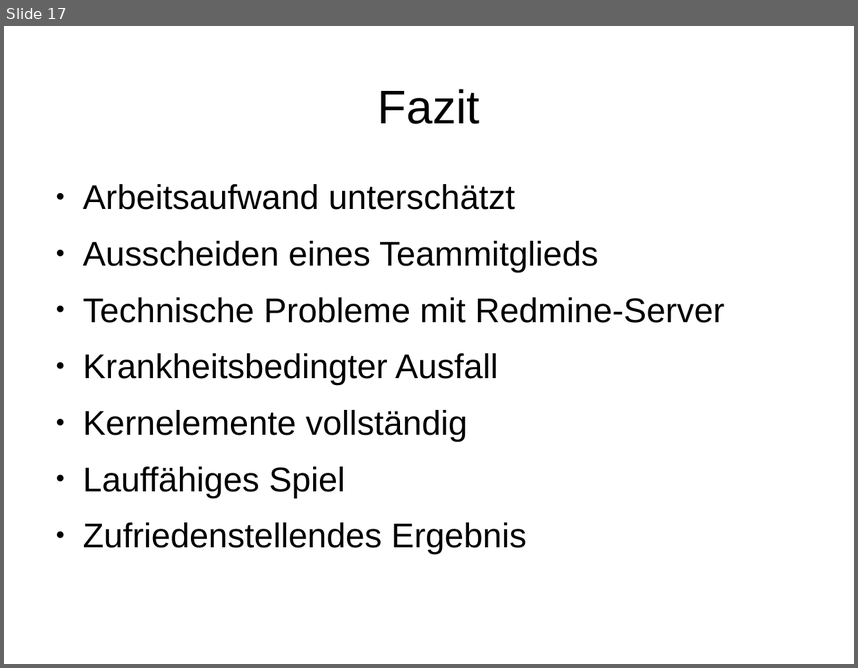
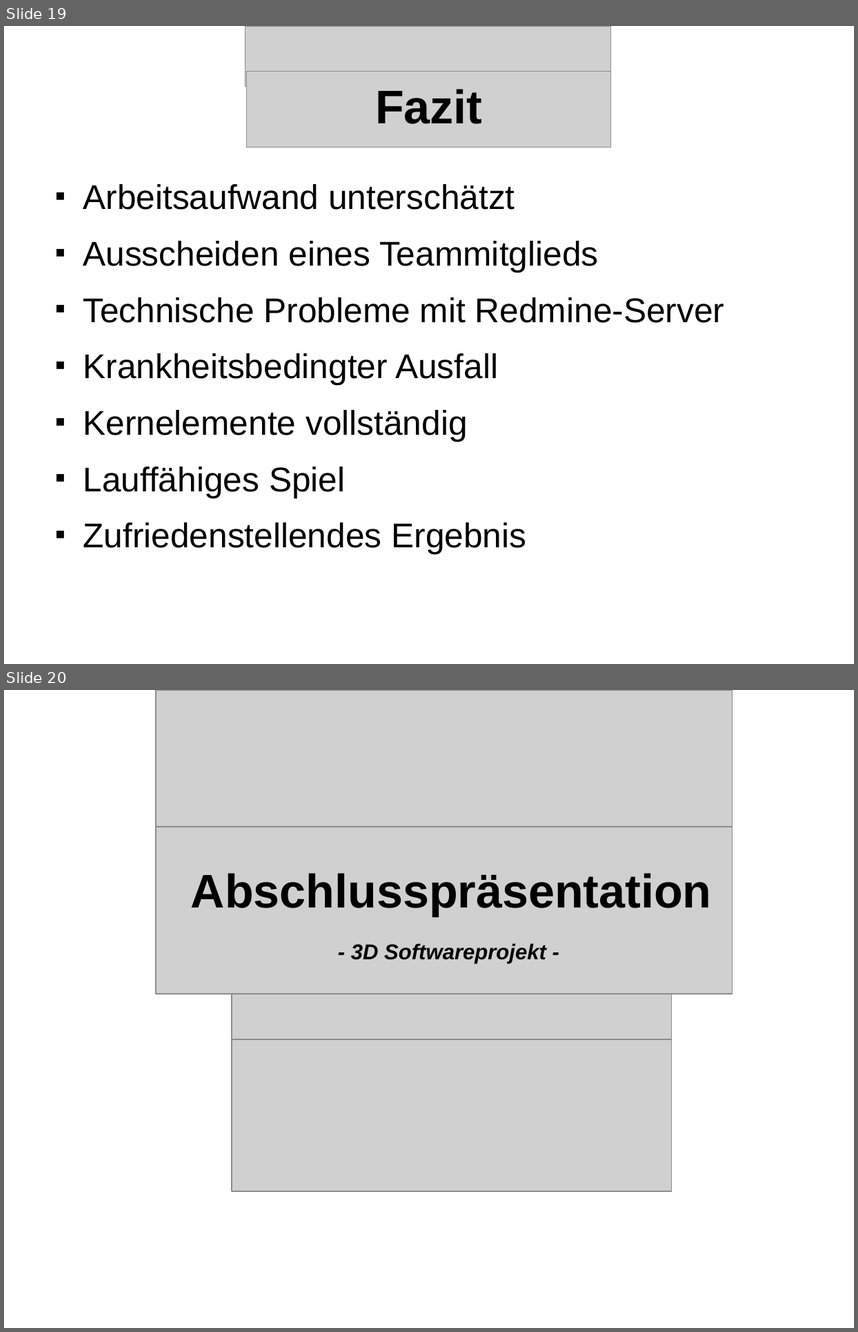
Before and after one commit to streber91/3D-Game-Project, a slide deck: Documents/Präsentationen/Underlord Abschlusspräsentation.odp. Shown one above the other, each under a label of ours: slide 17 before the commit, slides 19 and 20 after it. The pictures are 858x668 and 858x1332 pixels, drawn with LibreOffice and Linux fonts; fonts in the diff are those of the drawing; grey boxes stand for pictures; background and template pictures are left out. Boxes give left, top, right and bottom in pixels: in the first picture for what was removed or moved away, otherwise in the second. Text is boxed around its words. In the diff, an @@ line names an element or a change of style, - is before the commit and + after.

```diff
--- a/Documents/Präsentationen/Underlord Abschlusspräsentation.odp
+++ b/Documents/Präsentationen/Underlord Abschlusspräsentation.odp
@@ slide 20 added at bbox=[4, 690, 854, 1328], background picture (left out) @@
@@ picture added at bbox=[156, 690, 733, 872] @@
@@ picture added at bbox=[156, 827, 733, 994] @@
@@ text added at bbox=[191, 873, 712, 963], 44 pt, text #000000, bold @@
+Abschlusspräsentation
+- 3D Softwareprojekt -
@@ picture added at bbox=[232, 978, 672, 1083] @@
@@ picture added at bbox=[232, 1039, 672, 1192] @@
@@ what was slide 17 is now slide 19 @@
@@ slide 19 changed as well @@
@@ picture added at bbox=[245, 26, 612, 87] @@
@@ title "Fazit" at bbox=[375, 89, 482, 124]: bold on @@
@@ picture added at bbox=[247, 72, 611, 147] @@
@@ text "Arbeitsaufwand unterschätzt" at bbox=[83, 184, 725, 554]: bullet ● to ■ @@
```
Also in this commit, not shown: 12 other slides changed, 6 other slides added, 5 slides removed.
